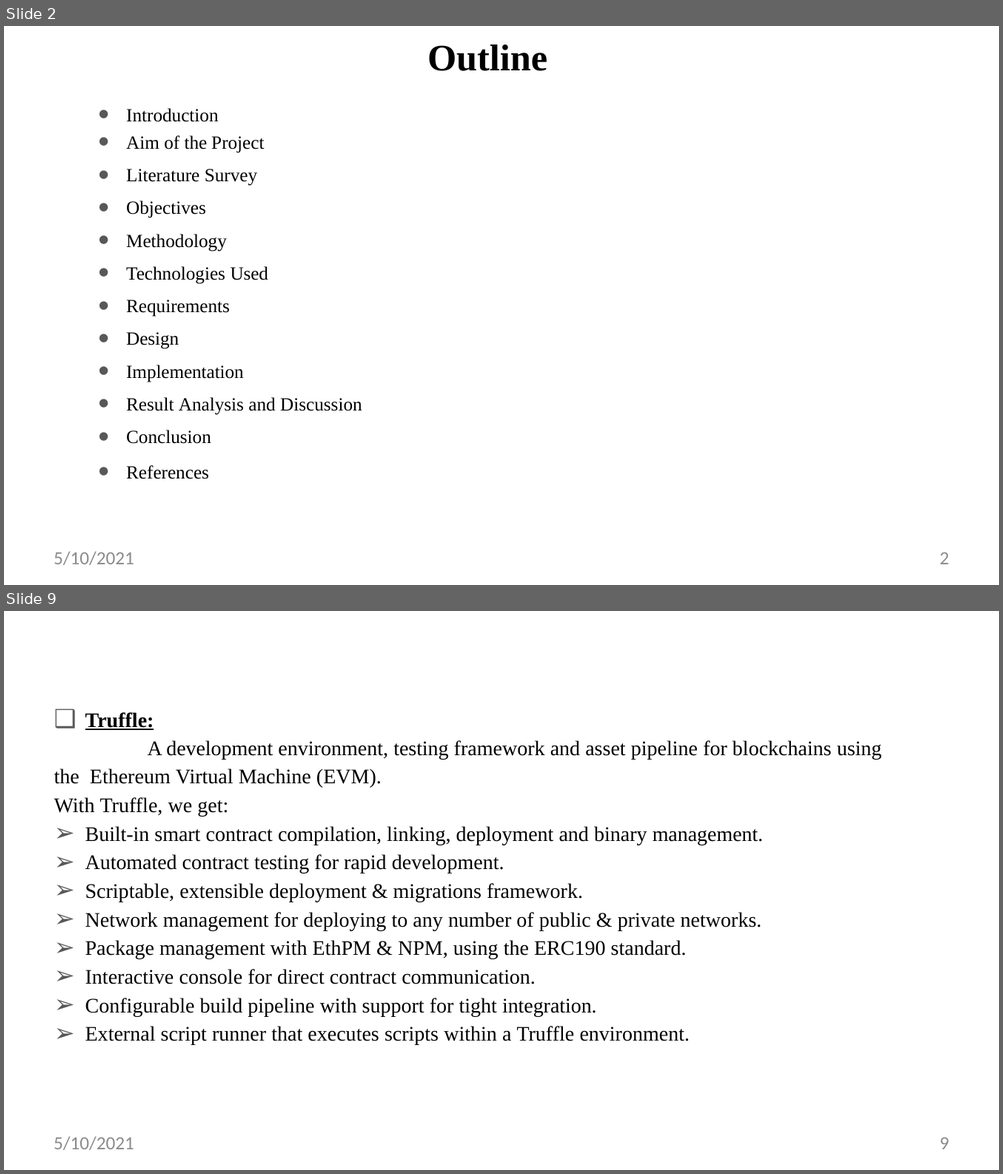
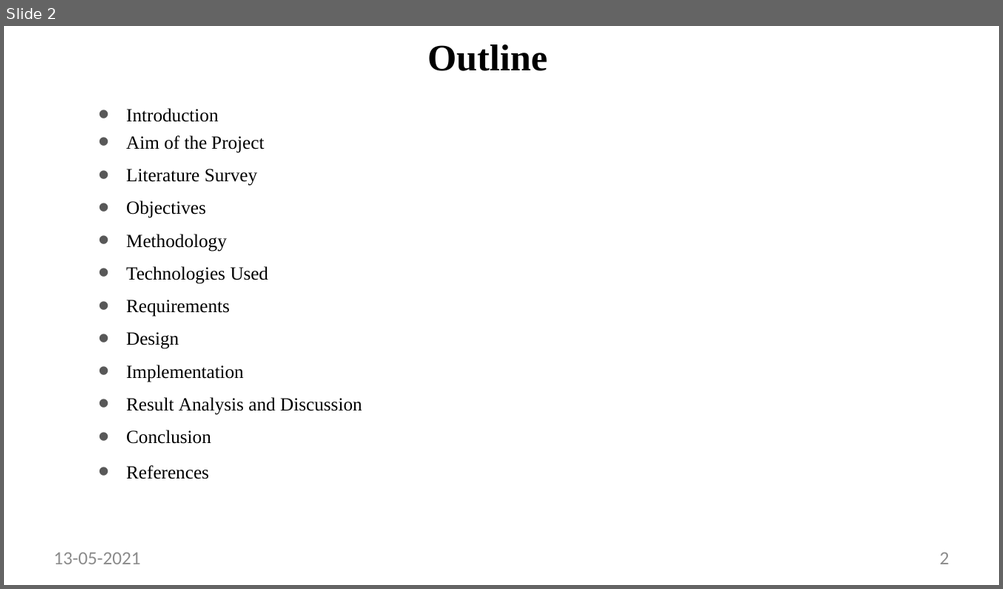
Before and after one commit to vikasbalu/Covid19_RiskCalc, a slide deck: presentation/Project Presentaion.pptx. Shown one above the other, each under a label of ours: slides 2 and 9 before the commit, slide 2 after it; the slides between them are not shown. The pictures are 1003x1174 and 1003x589 pixels, drawn with LibreOffice and Linux fonts; fonts in the diff are those of the drawing. Boxes give left, top, right and bottom in pixels: in the first picture for what was removed or moved away, otherwise in the second. Text is boxed around its words. In the diff, an @@ line names an element or a change of style, - is before the commit and + after.

```diff
--- a/presentation/Project Presentaion.pptx
+++ b/presentation/Project Presentaion.pptx
@@ slide 9 removed at (x1=4, y1=611, x2=999, y2=1170), background #FFFFFF @@
@@ text removed at (x1=54, y1=712, x2=882, y2=1045) @@
-❑ Truffle:
-A development environment, testing framework and asset pipeline for blockchains using the Ethereum Virtual Machine (EVM).
-With Truffle, we get:
-➢ Built-in smart contract compilation, linking, deployment and binary management.
-➢ Automated contract testing for rapid development.
-➢ Scriptable, extensible deployment & migrations framework.
-➢ Network management for deploying to any number of public & private networks.
-➢ Package management with EthPM & NPM, using the ERC190 standard.
-➢ Interactive console for direct contract communication.
-➢ Configurable build pipeline with support for tight integration.
-➢ External script runner that executes scripts within a Truffle environment.
@@ text removed at (x1=54, y1=1136, x2=134, y2=1150) @@
-5/10/2021
@@ page number removed at (x1=939, y1=1138, x2=949, y2=1150) @@
-9
@@ slide 2 changed as well @@
@@ text at (x1=54, y1=553, x2=140, y2=565): text changed @@
-5/10/2021
+13-05-2021
```
Also in this commit, not shown: 22 other slides changed, 4 slides added, 5 other slides removed.
